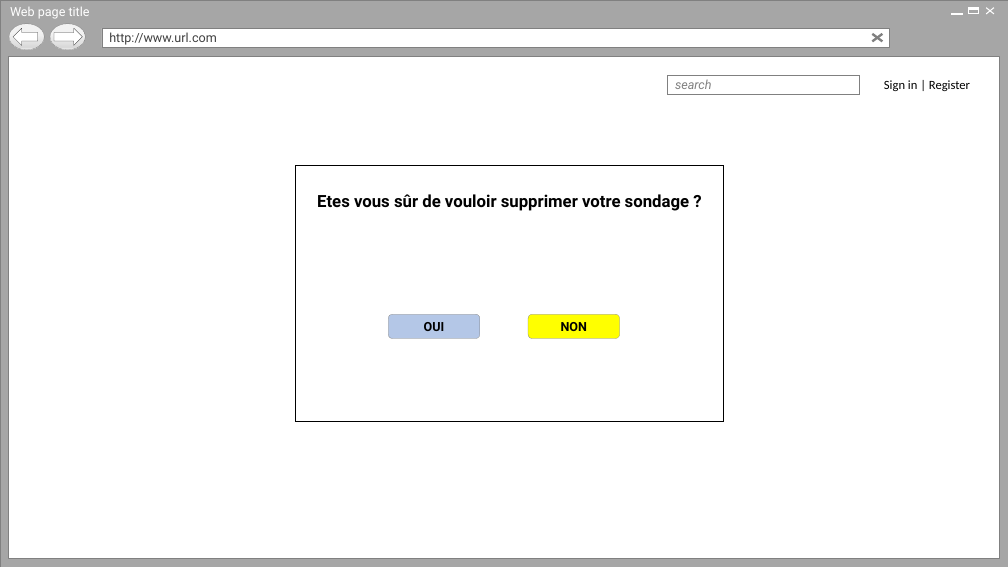
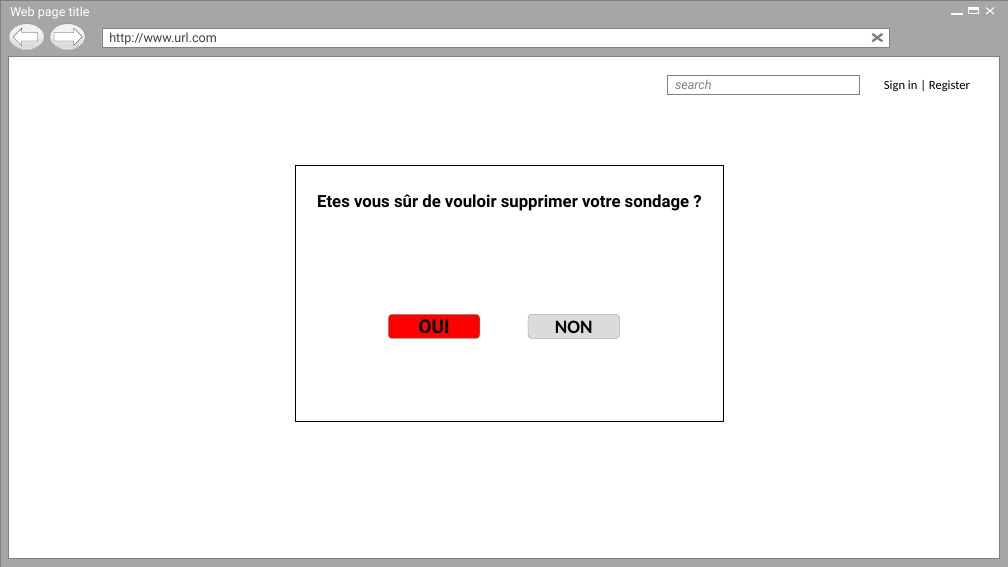
Before and after one commit to Holyz1988/PROJET1-ASP.NET, a slide deck: slide 30 of Page d’acceuil.pptx. Drawn at 1008x567 pixels with LibreOffice and Linux fonts; fonts in the diff are those of the drawing; background and template pictures are left out. Boxes give left, top, right and bottom in pixels: in the first picture for what was removed or moved away, otherwise in the second. Text is boxed around its words. In the diff, an @@ line names an element or a change of style, - is before the commit and + after.

Commit message:
Maquette terminé

```diff
--- a/Page d’acceuil.pptx
+++ b/Page d’acceuil.pptx
@@ rounded rectangle "OUI" at (389,315,480,339): size 12 to 18 pt; fill #B4C7E7 to #FF0000 @@
@@ rounded rectangle "NON" at (529,315,620,339): size 12 to 18 pt, font Roboto to Calibri, highlight #FFFF00 to none; fill #FFFF00 to #DBDBDB @@
```
